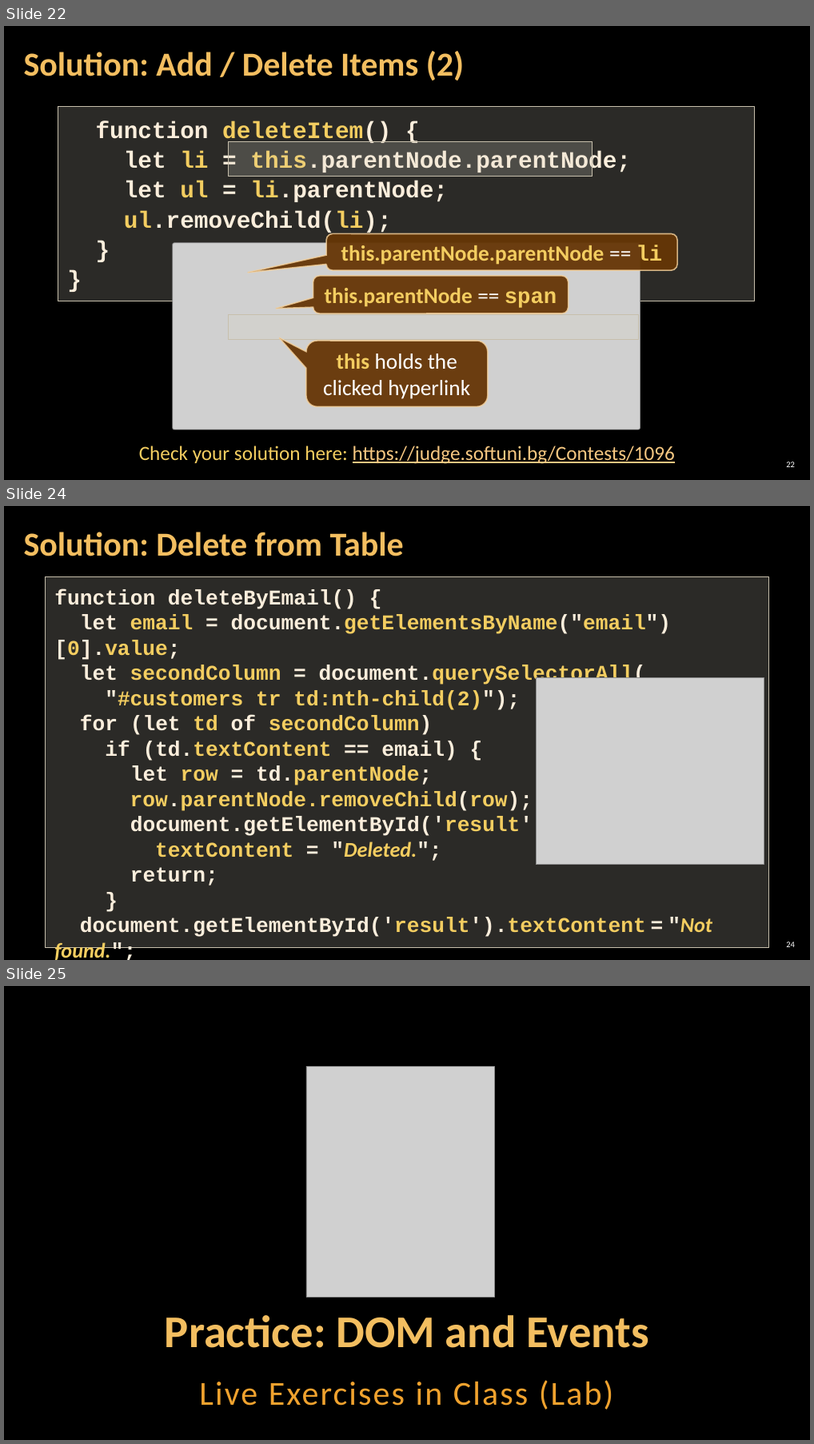
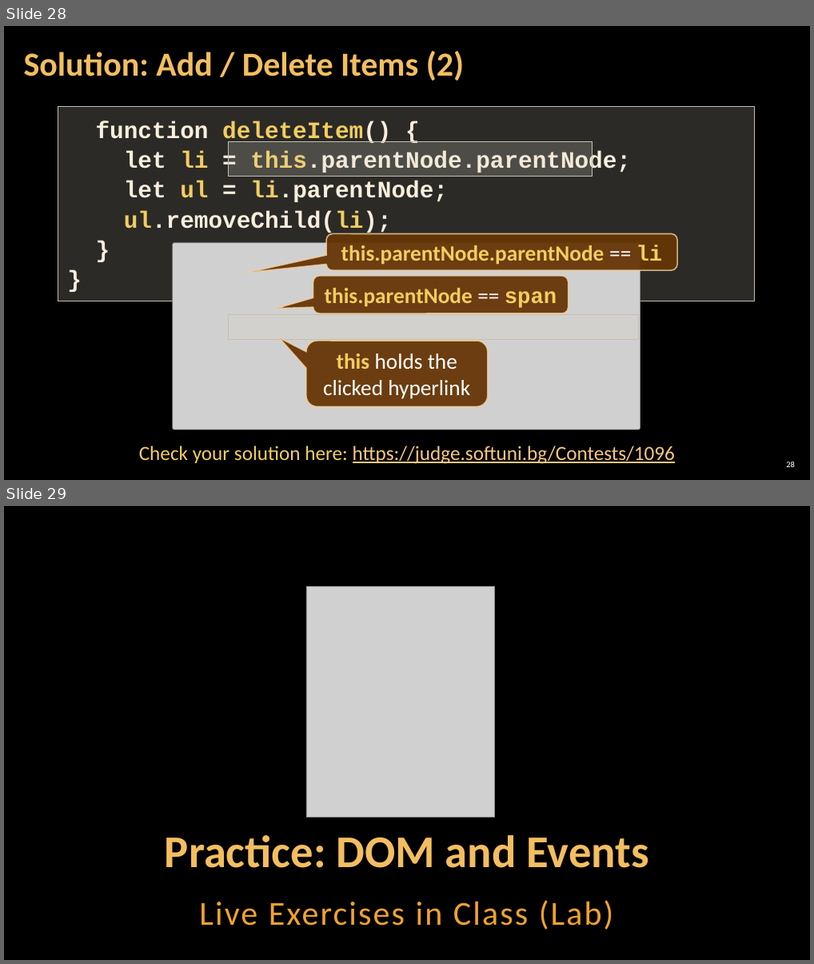
Before and after one commit to antoniaat/Front-End-Development, a slide deck: JavaScript_For_FrontEnd/02. JavaScript-for-Front-End-Introduction-to-DOM-and-Events/02. JavaScript-for-Front-End-Introduction-to-DOM-and-Events.pptx. Shown one above the other, each under a label of ours: slides 22, 24 and 25 before the commit, slides 28 and 29 after it; the slides between them are not shown. The pictures are 814x1444 and 814x964 pixels, drawn with LibreOffice and Linux fonts; fonts in the diff are those of the drawing; grey boxes stand for pictures; background and template pictures are left out. Boxes give left, top, right and bottom in pixels: in the first picture for what was removed or moved away, otherwise in the second. Text is boxed around its words. In the diff, an @@ line names an element or a change of style, - is before the commit and + after.

```diff
--- a/JavaScript_For_FrontEnd/02. JavaScript-for-Front-End-Introduction-to-DOM-and-Events/02. JavaScript-for-Front-End-Introduction-to-DOM-and-Events.pptx
+++ b/JavaScript_For_FrontEnd/02. JavaScript-for-Front-End-Introduction-to-DOM-and-Events/02. JavaScript-for-Front-End-Introduction-to-DOM-and-Events.pptx
@@ slide 24 removed at (4, 506, 810, 960), background picture (left out) @@
@@ title removed at (24, 532, 404, 556) @@
-Solution: Delete from Table
@@ rectangle removed at (45, 576, 770, 948) @@
-  function deleteByEmail() {
-  let email = document.getElementsByName("email")[0].value;
-  let secondColumn = document.querySelectorAll(
-  "#customers tr td:nth-child(2)");
-  for (let td of secondColumn)
-  if (td.textContent == email) {
-  let row = td.parentNode;
-  row.parentNode.removeChild(row);
-  document.getElementById('result').
-  textContent = "Deleted.";
-  return;
-  }
-  document.getElementById('result').textContent = "Not found.";
-  }
@@ picture removed at (536, 677, 765, 864) @@
@@ page number removed at (786, 941, 795, 947) @@
-24
@@ what was slide 22 is now slide 28 @@
@@ page number at (786, 461, 795, 467): text changed @@
-22
+28
@@ what was slide 25 is now slide 29 @@
```
Also in this commit, not shown: 6 slides changed, 6 slides added, 1 other slide removed.
